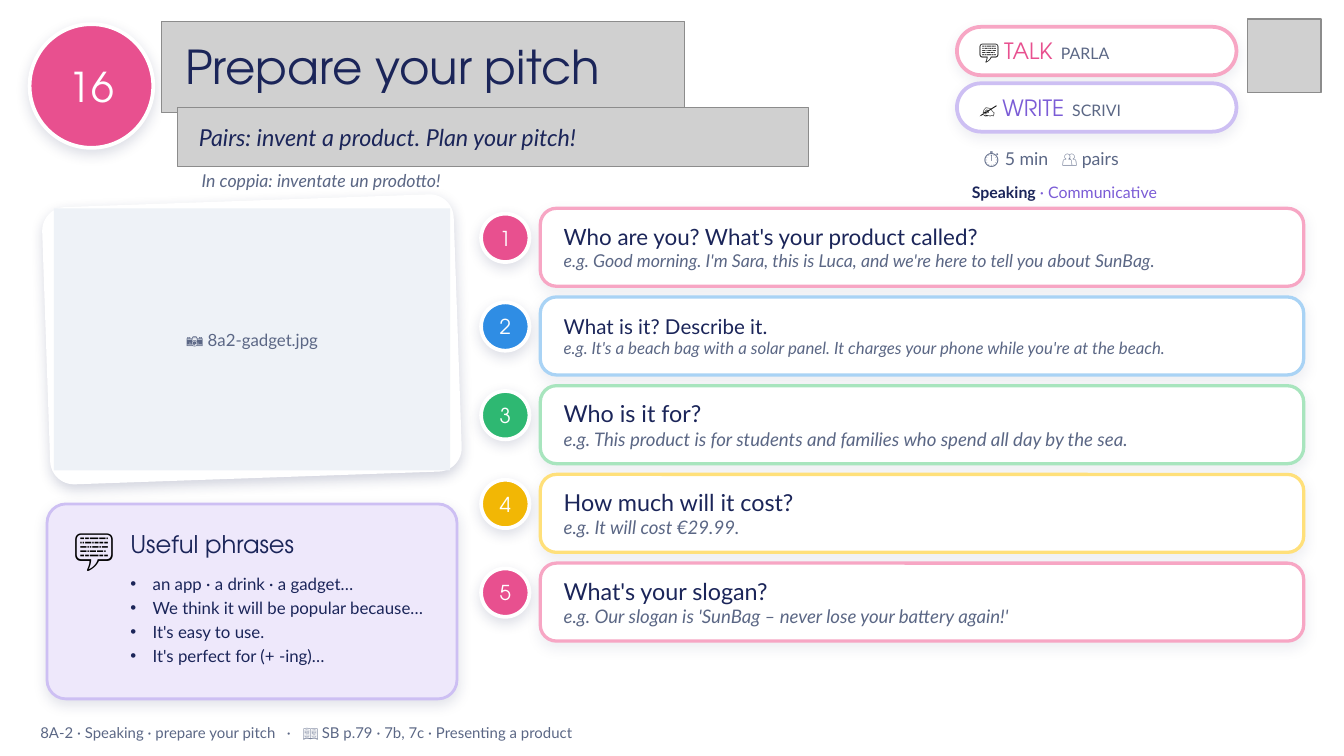
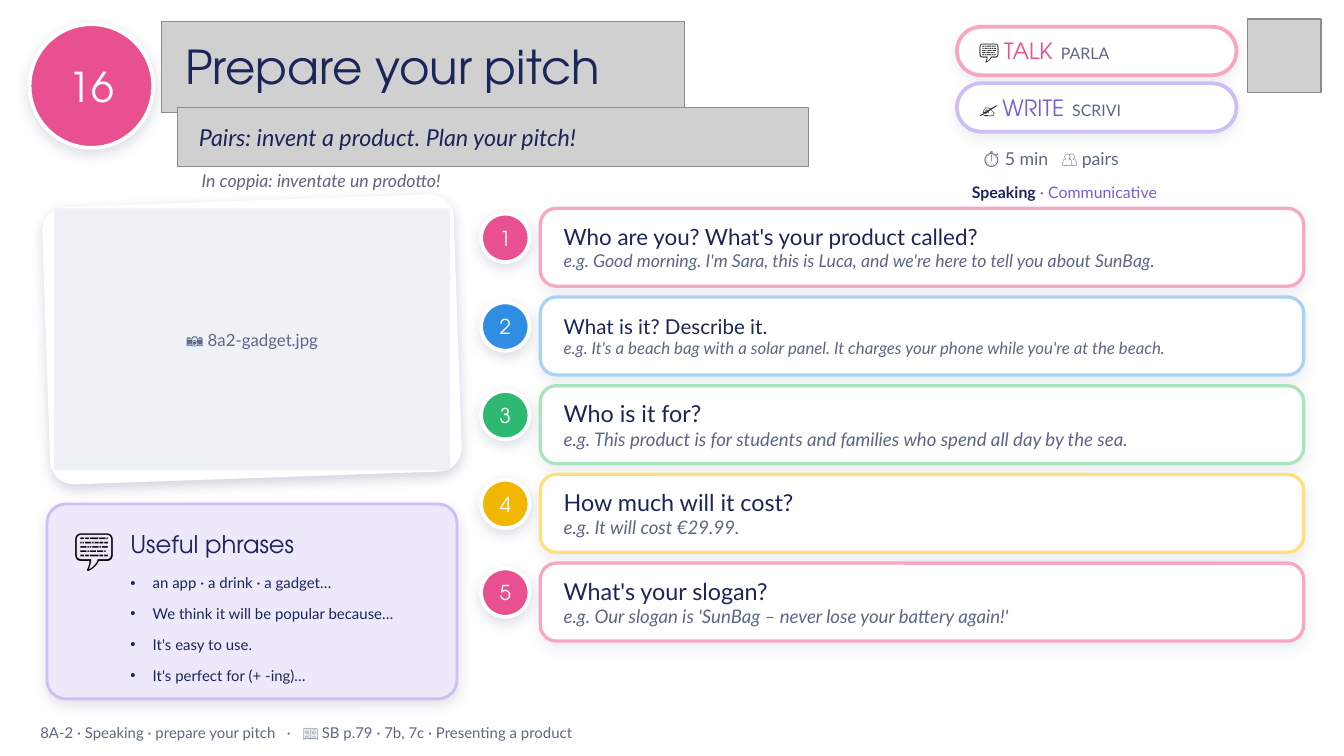
Before and after one commit to londonlanguageschool/Bagheria-, a slide deck: slide 16 of materials/B1/B1_8A-2_The_right_job_for_you.pptx. Drawn at 1344x756 pixels with LibreOffice and Linux fonts; fonts in the diff are those of the drawing; grey boxes stand for pictures; background and template pictures are left out. Boxes give left, top, right and bottom in pixels: in the first picture for what was removed or moved away, otherwise in the second. Text is boxed around its words. In the diff, an @@ line names an element or a change of style, - is before the commit and + after.

```diff
--- a/materials/B1/B1_8A-2_The_right_job_for_you.pptx
+++ b/materials/B1/B1_8A-2_The_right_job_for_you.pptx
@@ text "an app · a drink ..." at (x1=153, y1=577, x2=394, y2=684): size 9 to 8 pt; more space between paragraphs @@
```
Also in this commit, not shown: 13 other slides changed, 28 other files.
